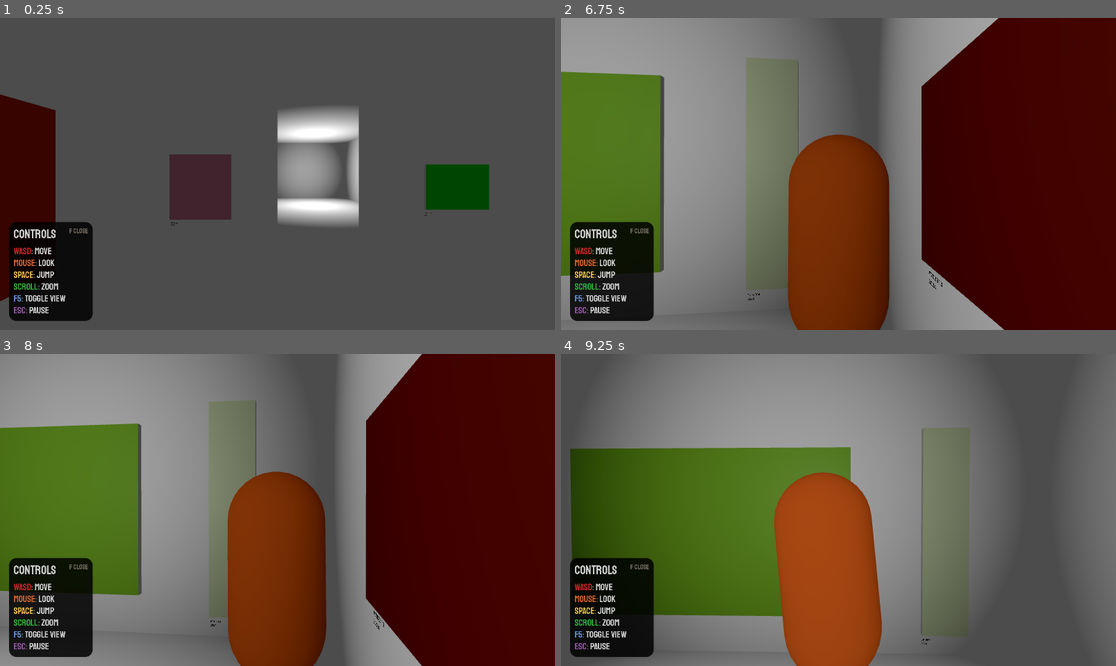
Above: before the commit, frames 1-4 (two rows, left to right).
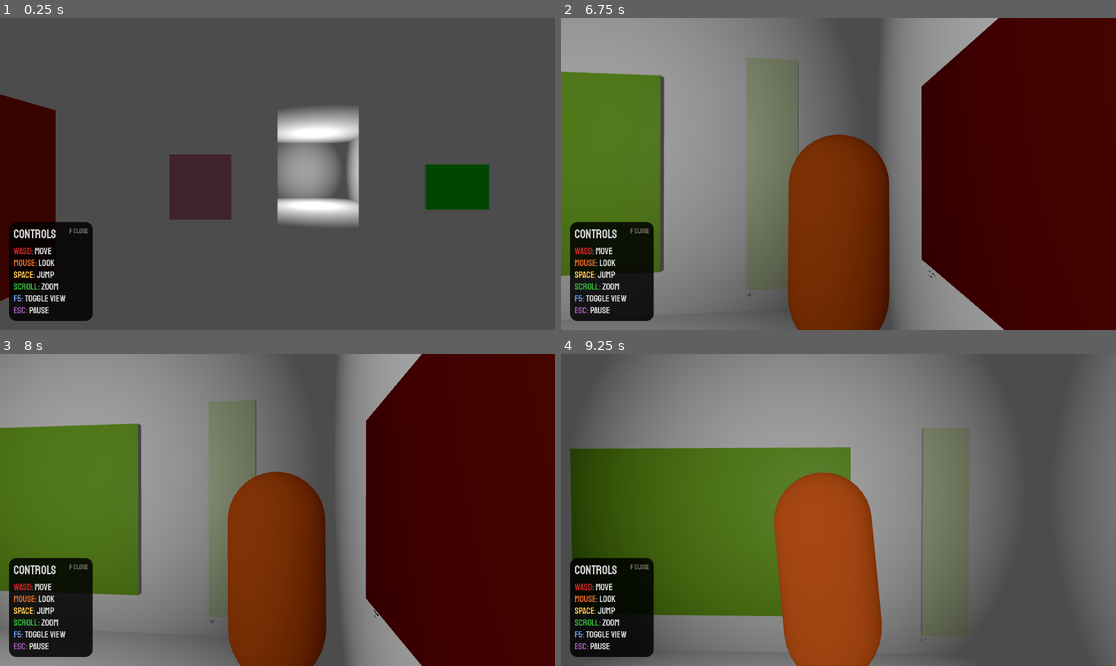
Above: after the commit, the same moments.

Repository: toolness/atuls-art-gallery
Game: Godot game, scene res://Levels/infinite_gallery.tscn
Two runs of this game, one before a commit and one after it. Both use one fixed random seed, a clock stepped at 60 frames per second and the inputs below.
Inputs (mouse positions are in pixels of both pictures, inside the frame that each line leads up to):
- Up to frame 1 (0.25 s): no input
- Up to frame 2 (6.75 s): tap Enter (ui_accept) at 0.5 s; move the mouse to (866, 174) at 0.52 s; press the mouse at (866, 174) at 0.53 s; hold W (move_forward) 0.53-5.78 s; tap Space (jump) at 0.77, 1.52, 3.02, 3.77, 4.52, 6.02 s; move the mouse to (810, 174) at 1.27 s; release the mouse at (810, 174) at 1.28 s; tap Mouse wheel up (zoom_in) at 1.35, 5.85 s; move the mouse to (849, 167) at 2.02 s; hold Mouse wheel down (zoom_out) 2.03-2.78 s; move the mouse to (832, 180) at 2.77 s; click (832, 180) at 2.85 s; move the mouse to (877, 177) at 3.52 s; hold Mouse wheel up (zoom_in) 3.53-4.28 s; move the mouse to (794, 170) at 4.27 s; tap Mouse wheel down (zoom_out) at 4.35 s; move the mouse to (844, 174) at 5.02 s; press the mouse at (844, 174) at 5.03 s; move the mouse to (816, 167) at 5.77 s; release the mouse at (816, 167) at 5.78 s; hold D (move_right) 5.78-6.53 s; move the mouse to (866, 174) at 6.52 s; hold W (move_forward) from 6.53 s (still down); hold Mouse wheel down (zoom_out) from 6.53 s (still down)
- Up to frame 3 (8 s): keep holding W (move_forward); tap Space (jump) at 6.77, 7.52 s; move the mouse to (249, 510) at 7.27 s; release Mouse wheel down (zoom_out) at 7.28 s; click (249, 510) at 7.35 s
- Up to frame 4 (9.25 s): move the mouse to (849, 503) at 8.02 s; hold Mouse wheel up (zoom_in) 8.03-8.78 s; move the mouse to (832, 516) at 8.77 s; release W (move_forward) at 8.78 s; hold A (move_left) from 8.78 s (still down); tap Mouse wheel down (zoom_out) at 8.85 s; tap Space (jump) at 9.02 s

The runs differ from the first frame. In frame 1, less than 0.1% of the frame differs, in the area x 30-78%, y 62-67%; in frame 2, less than 0.1%, in the area x 33-69%, y 80-91%; in frame 3, less than 0.1%; in frame 4, less than 0.1%.

Commit message:
Make wall label font smaller.

Diff:
--- a/godot/Levels/painting.tscn
+++ b/godot/Levels/painting.tscn
@@ -10,7 +10,7 @@
 
 [node name="wall_label" type="Label3D" parent="."]
 transform = Transform3D(1, 0, 0, 0, 1, 0, 0, 0, 1, -0.5, -0.55, 0.01)
-pixel_size = 0.001
+pixel_size = 0.0005
 double_sided = false
 modulate = Color(0, 0, 0, 1)
 outline_modulate = Color(0, 0, 0, 0)
@@ -20,3 +20,4 @@
 horizontal_alignment = 0
 vertical_alignment = 0
 autowrap_mode = 2
+width = 750.0
